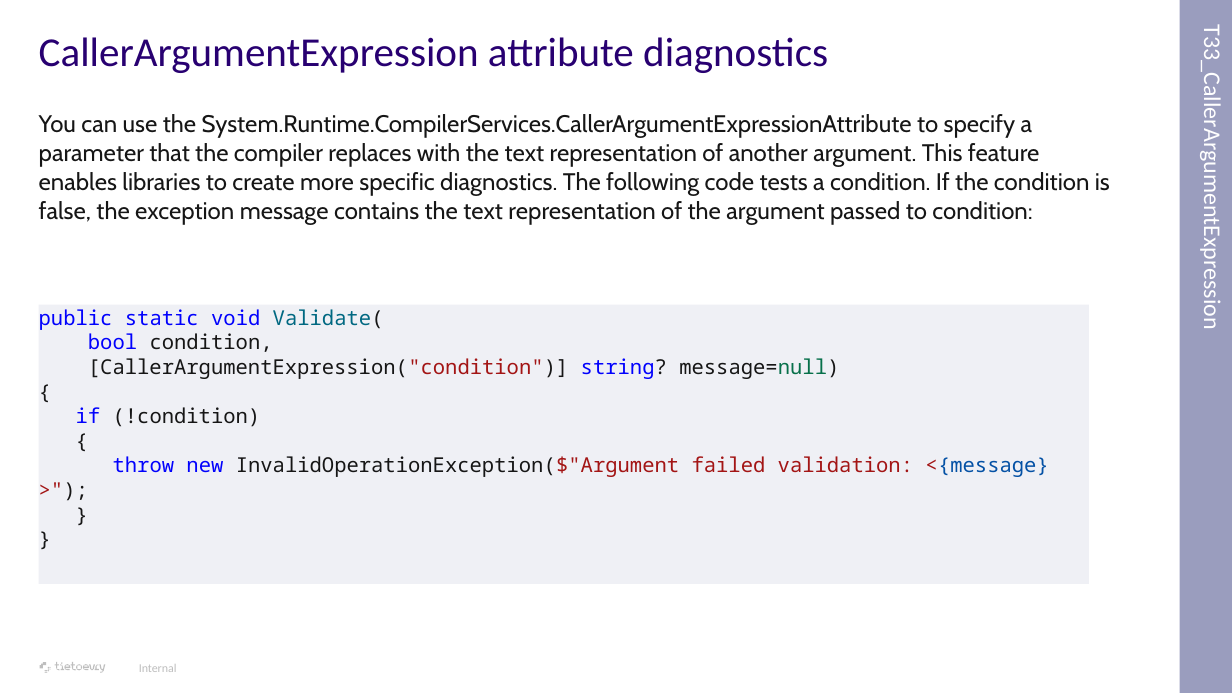
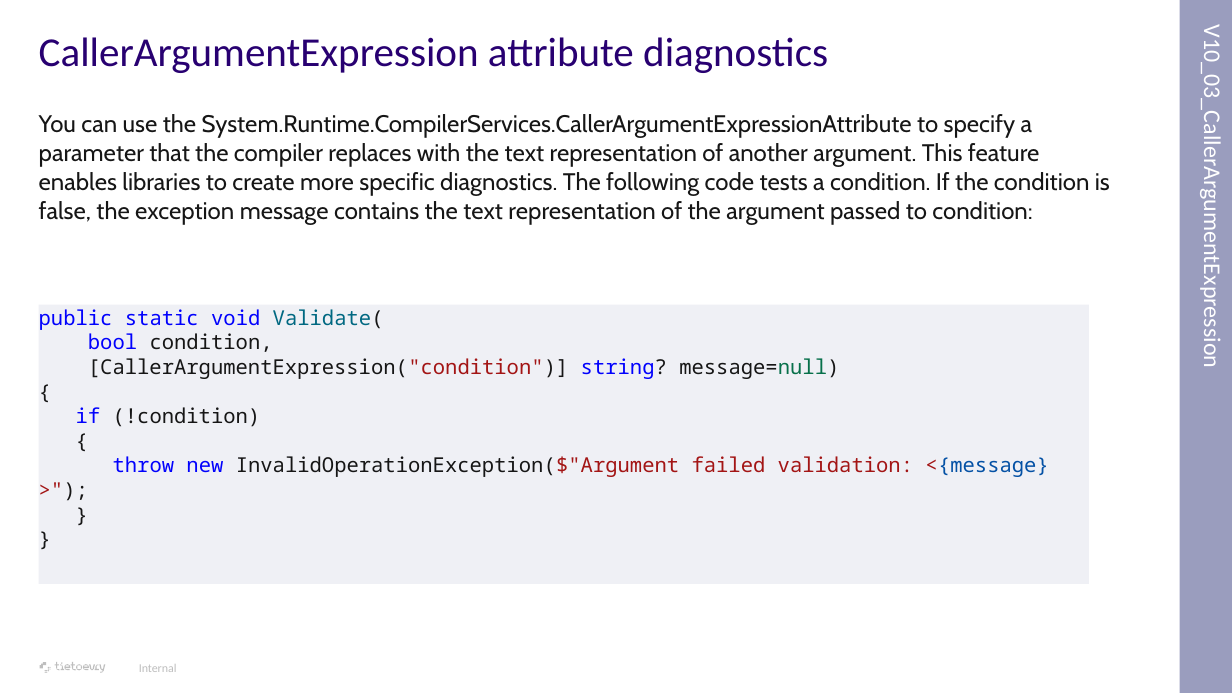
Before and after one commit to tomas-frankl/CSharpNewFeatures, a slide deck: slide 35 of Doc/New C# features.pptx. Drawn at 1232x693 pixels with LibreOffice and Linux fonts; fonts in the diff are those of the drawing; background and template pictures are left out. Boxes give left, top, right and bottom in pixels: in the first picture for what was removed or moved away, otherwise in the second. Text is boxed around its words. In the diff, an @@ line names an element or a change of style, - is before the commit and + after.

```diff
--- a/Doc/New C# features.pptx
+++ b/Doc/New C# features.pptx
@@ text in rectangle at [1198,59,1227,358]: text changed @@
-T33_CallerArgumentExpression
+V10_03_CallerArgumentExpression
```
Also in this commit, not shown: 34 other slides changed, 45 other files.
